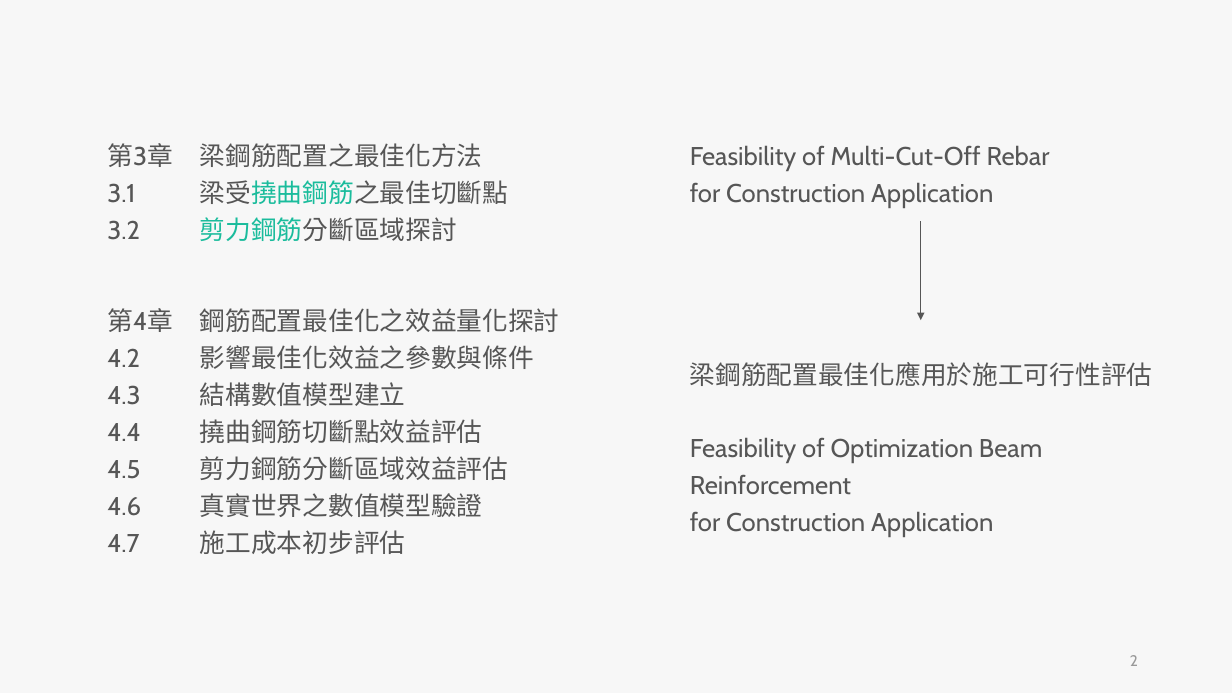
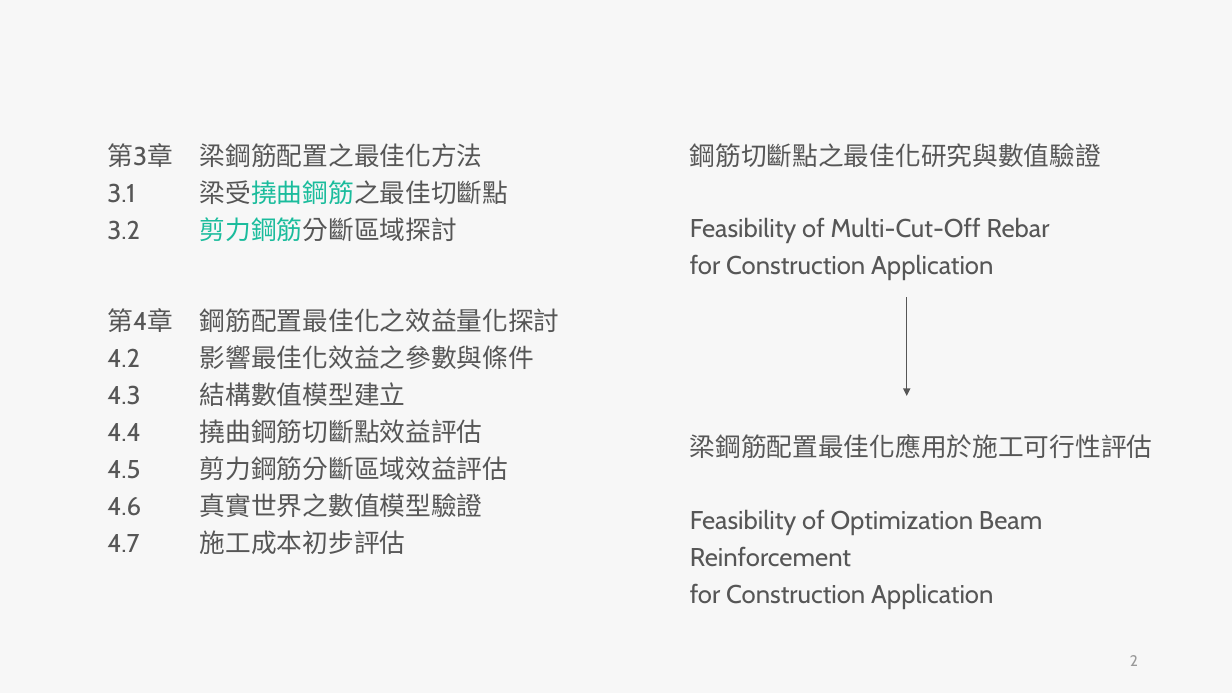
Before and after one commit to skyran1278/thesis, a slide deck: slide 2 of Meeting/20190531 Meeting/20190531 Meeting.pptx. Drawn at 1232x693 pixels with LibreOffice and Linux fonts; fonts in the diff are those of the drawing. Boxes give left, top, right and bottom in pixels: in the first picture for what was removed or moved away, otherwise in the second. Text is boxed around its words. In the diff, an @@ line names an element or a change of style, - is before the commit and + after.

```diff
--- a/Meeting/20190531 Meeting/20190531 Meeting.pptx
+++ b/Meeting/20190531 Meeting/20190531 Meeting.pptx
@@ text added at bbox=[690, 143, 1101, 167], 20 pt, text #565656 @@
+鋼筋切斷點之最佳化研究與數值驗證
@@ text "Feasibility of Multi-Cut-Off Rebar": place and size @@
-text "Feasibility of Multi-Cut-Off Rebar" at bbox=[690, 145, 1050, 207]
+text "Feasibility of Multi-Cut-Off Rebar" at bbox=[690, 217, 1050, 279]
@@ arrow moved from (921, 222) - (921, 321) to (907, 298) - (907, 396) @@
@@ text "梁鋼筋配置最佳化應用於施工可行性評估": place and size @@
-text "梁鋼筋配置最佳化應用於施工可行性評估" at bbox=[690, 362, 1153, 386]
+text "梁鋼筋配置最佳化應用於施工可行性評估" at bbox=[690, 434, 1153, 458]
@@ text "Feasibility of Optimization Beam Reinforcement": place and size @@
-text "Feasibility of Optimization Beam Reinforcement" at bbox=[690, 437, 1042, 537]
+text "Feasibility of Optimization Beam Reinforcement" at bbox=[690, 509, 1042, 609]
```
Also in this commit, not shown: 3 slides added, 1 slide removed, 4 other files.
